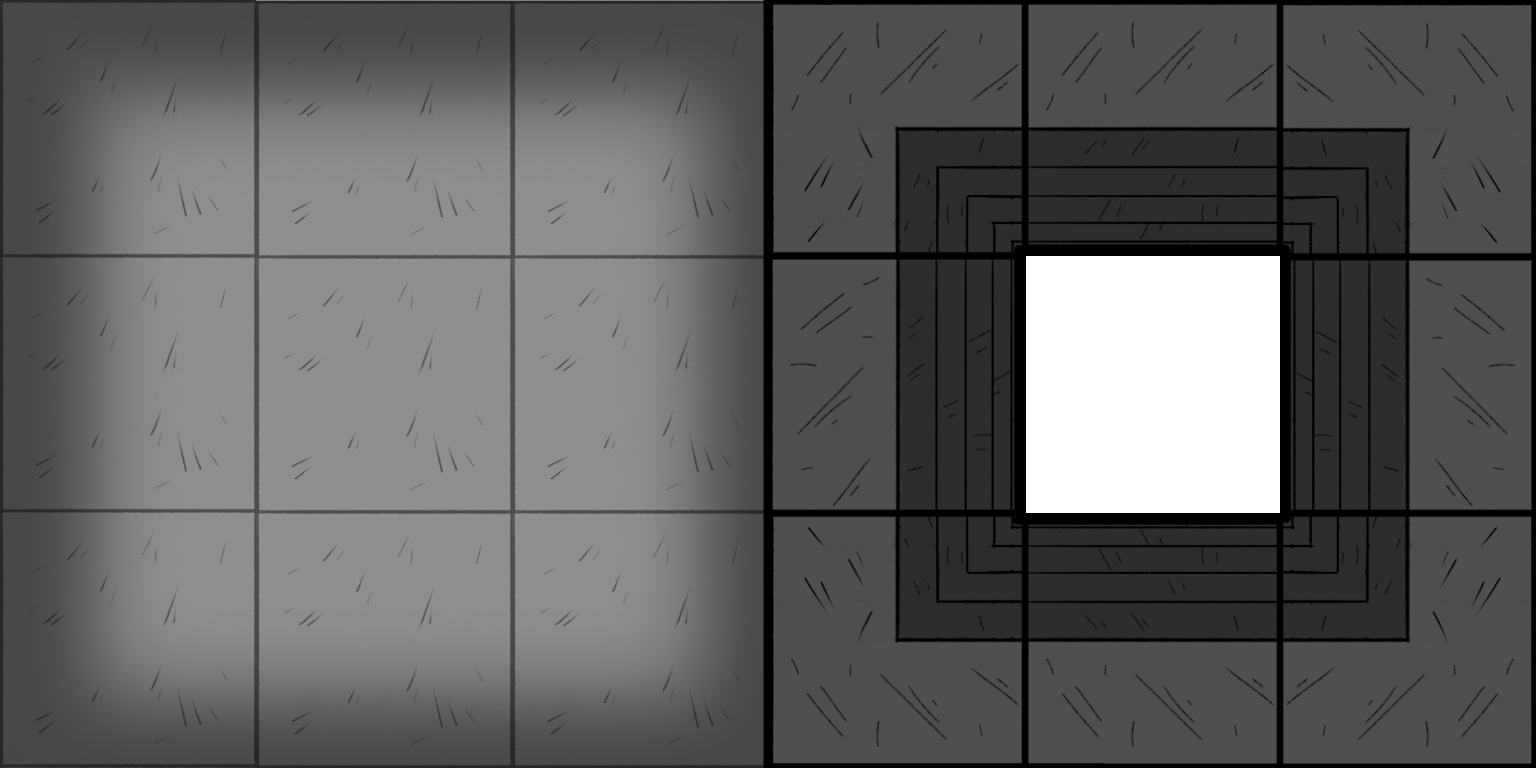
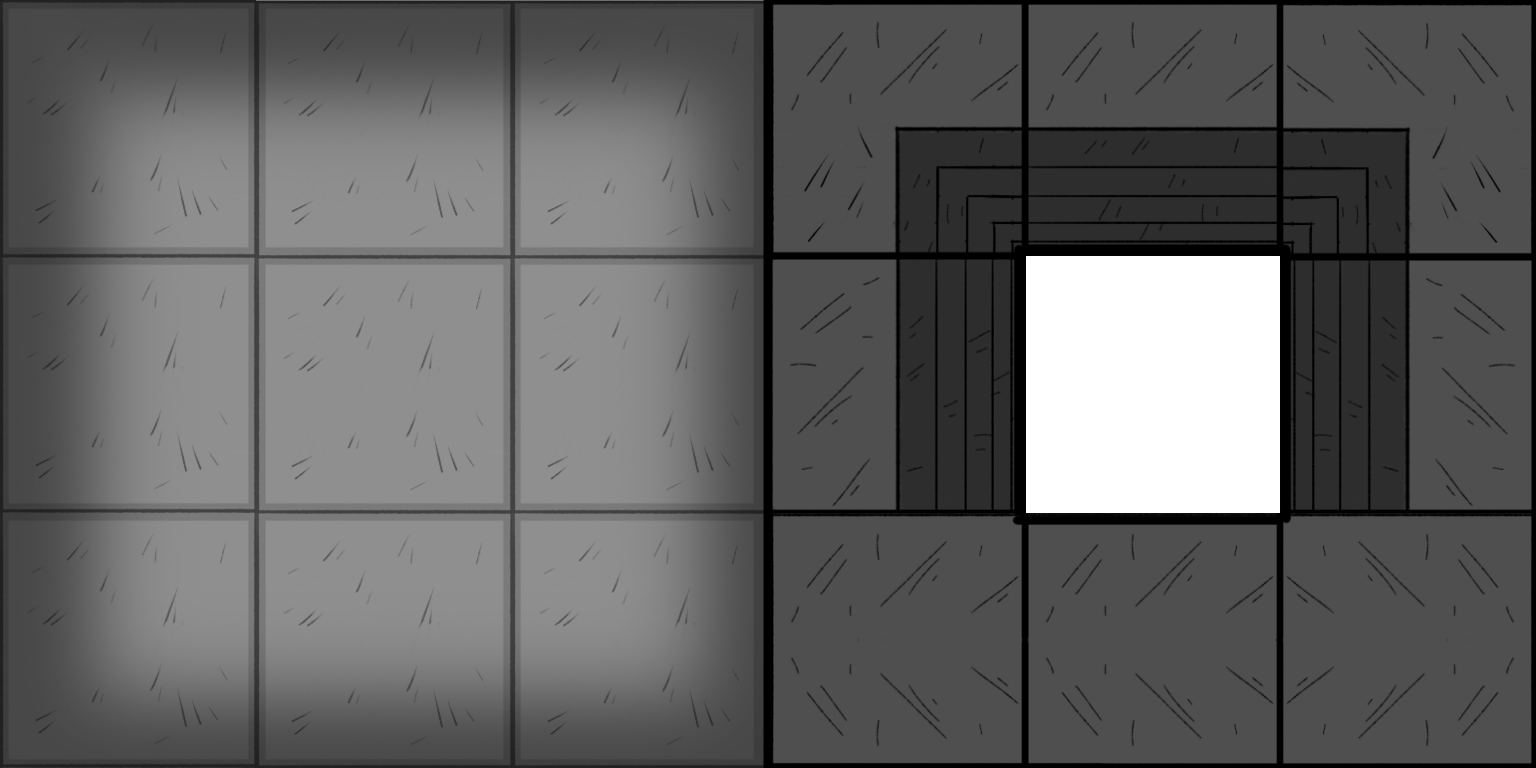
The second 1536px x 768px image is a revision of the first. Changes to its layers:
added layer "Layer 23" (15%) above "Layer 20" over [0, 0, 778, 768]
added layer "Layer 25" above "Layer 28" over [772, 513, 1532, 764]
